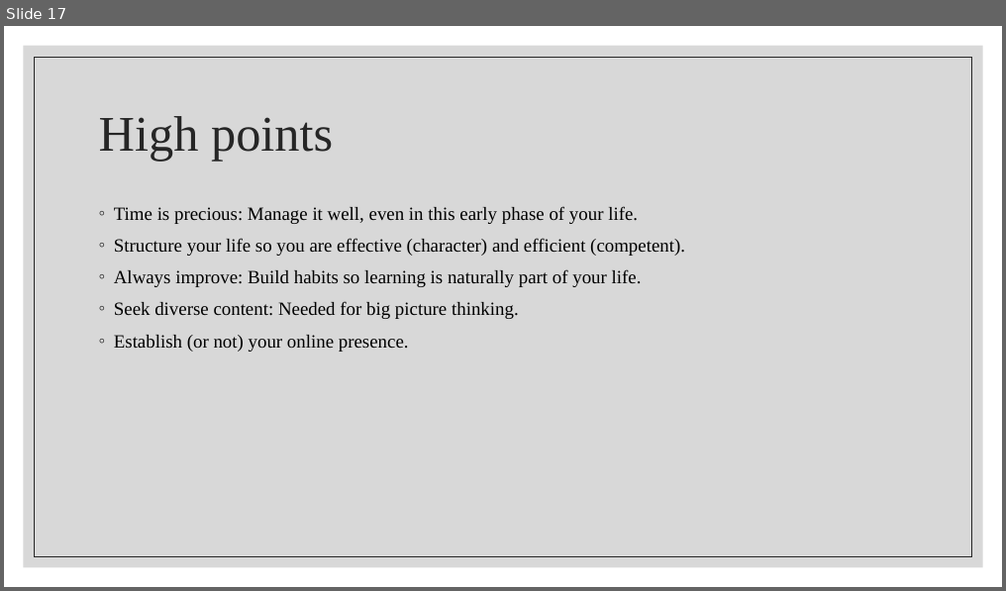
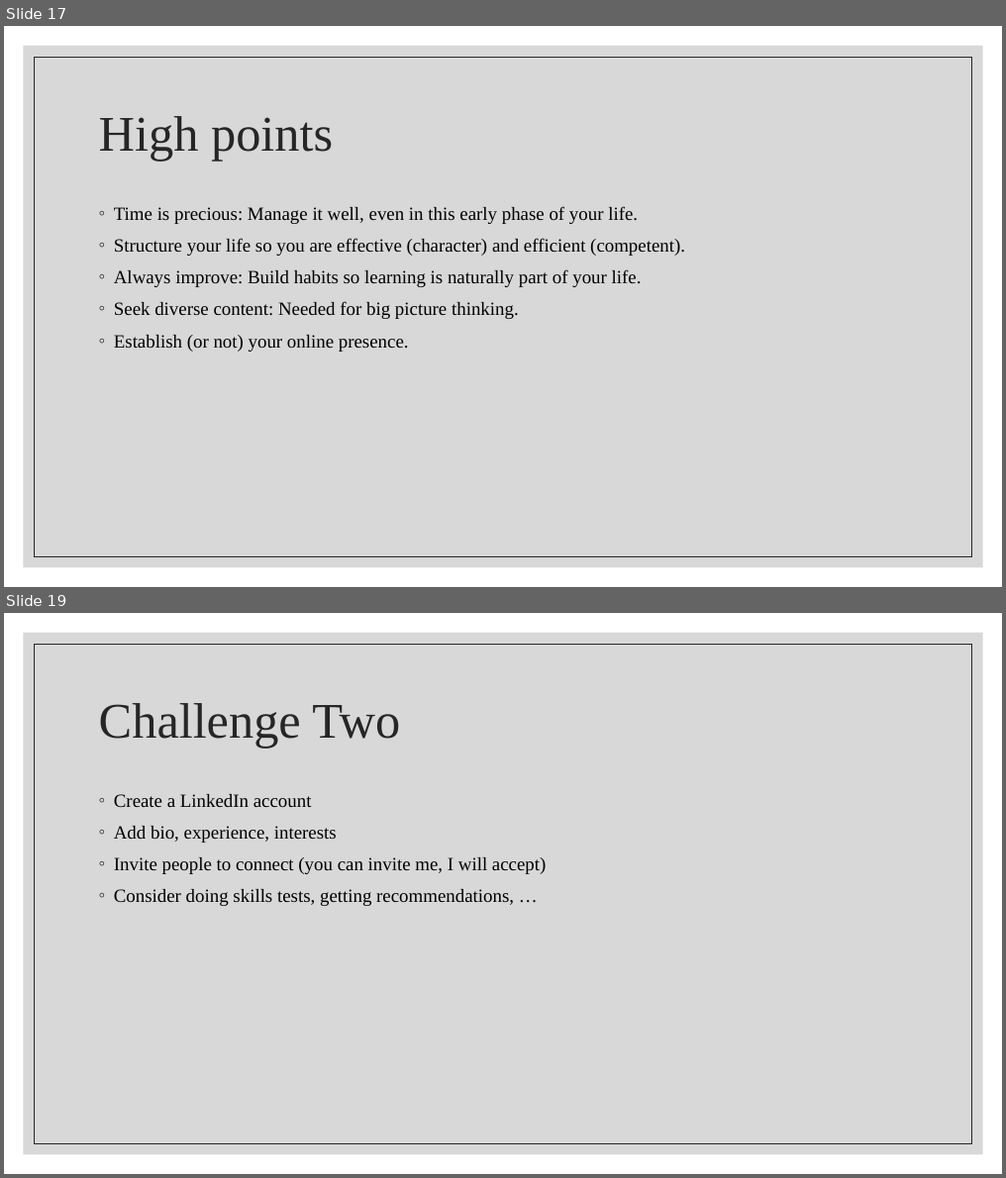
Before and after one commit to maherou/Teaching, a slide deck: files/CS373/BetterYou.pptx. Shown one above the other, each under a label of ours: slide 17 before the commit, slides 17 and 19 after it; the slides between them are not shown. The pictures are 1006x591 and 1006x1178 pixels, drawn with LibreOffice and Linux fonts; fonts in the diff are those of the drawing. Boxes give left, top, right and bottom in pixels: in the first picture for what was removed or moved away, otherwise in the second. Text is boxed around its words. In the diff, an @@ line names an element or a change of style, - is before the commit and + after.

```diff
--- a/files/CS373/BetterYou.pptx
+++ b/files/CS373/BetterYou.pptx
@@ slide 19 added at bbox=[4, 613, 1002, 1174], background #FFFFFF; not listed: 2 template elements that a slide beside it also shows @@
@@ title added at bbox=[99, 703, 400, 748], 48 pt, text #262626 @@
+Challenge Two
@@ text added at bbox=[114, 794, 546, 906], 18 pt, text #000000 @@
+◦ Create a LinkedIn account
+◦ Add bio, experience, interests
+◦ Invite people to connect (you can invite me, I will accept)
+◦ Consider doing skills tests, getting recommendations, …
```
Also in this commit, not shown: 4 slides changed, 1 other slide added, 3 other files.
